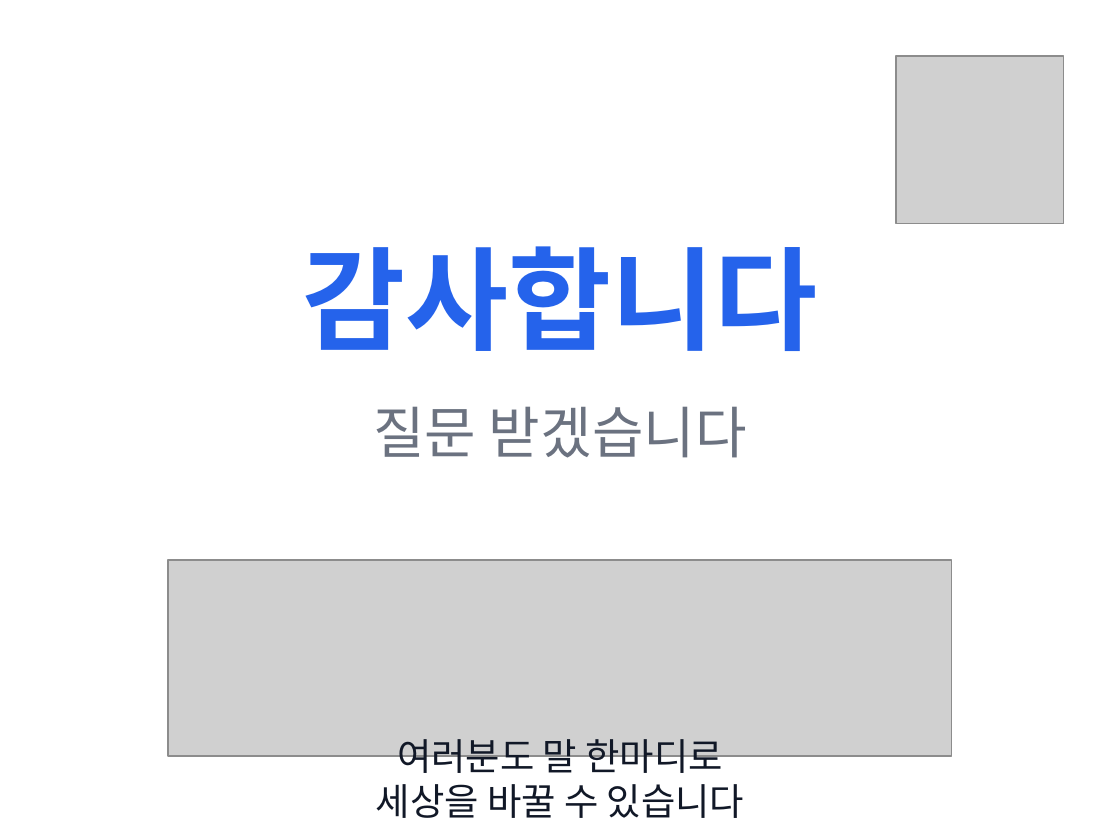
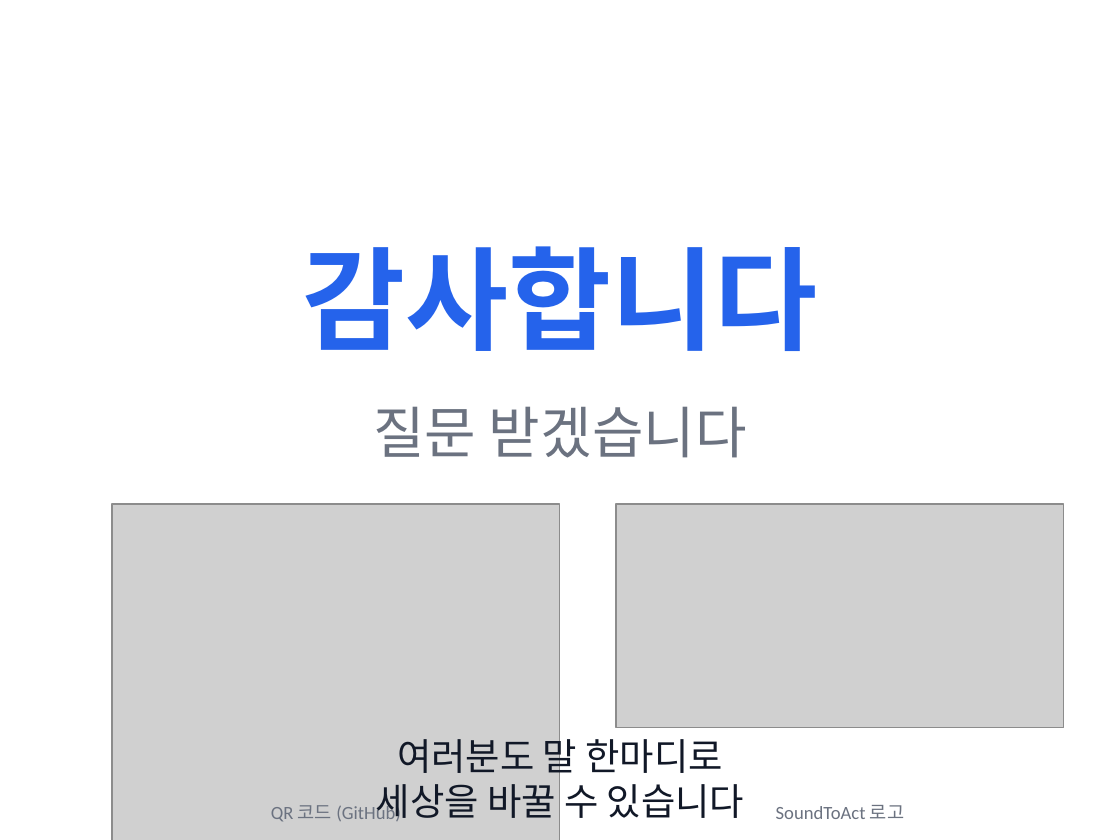
Before and after one commit to twoLoop-40/SoundToAct, a slide deck: slide 10 of presentations/output/SoundToAct_Presentation_WithImages.pptx. Drawn at 1120x840 pixels with LibreOffice and Linux fonts; fonts in the diff are those of the drawing; grey boxes stand for pictures. Boxes give left, top, right and bottom in pixels: in the first picture for what was removed or moved away, otherwise in the second. Text is boxed around its words. In the diff, an @@ line names an element or a change of style, - is before the commit and + after.

```diff
--- a/presentations/output/SoundToAct_Presentation_WithImages.pptx
+++ b/presentations/output/SoundToAct_Presentation_WithImages.pptx
@@ picture removed at [896, 56, 1064, 224] @@
@@ picture added at [112, 504, 560, 840] @@
@@ picture added at [616, 504, 1064, 728] @@
@@ picture removed at [168, 560, 952, 756] @@
@@ text added at [271, 804, 401, 822], 12 pt, text #6B7280 @@
+QR 코드 (GitHub)
@@ text added at [776, 805, 904, 819], 12 pt, text #6B7280 @@
+SoundToAct 로고
```
Also in this commit, not shown: 9 other slides changed, 2 other files.
